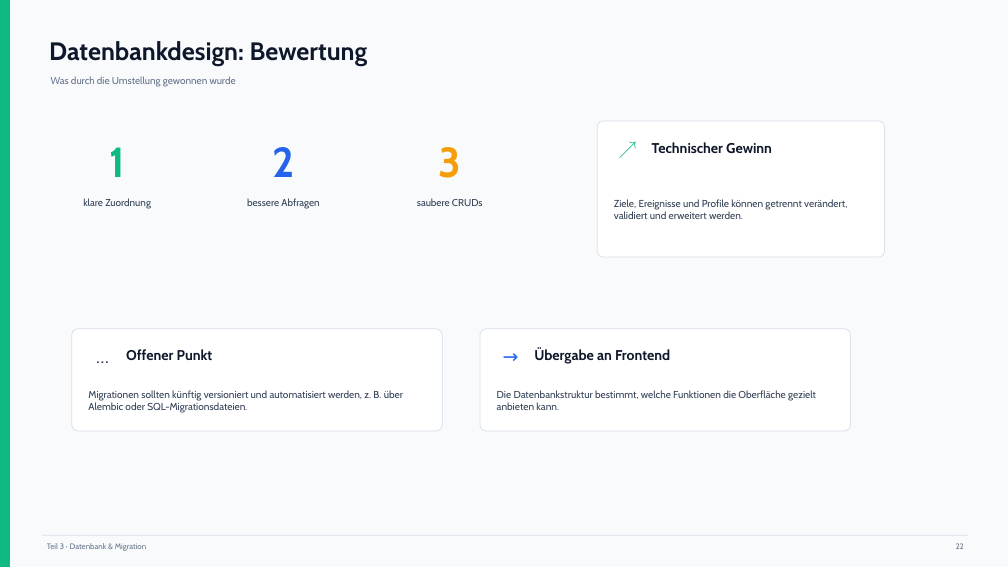
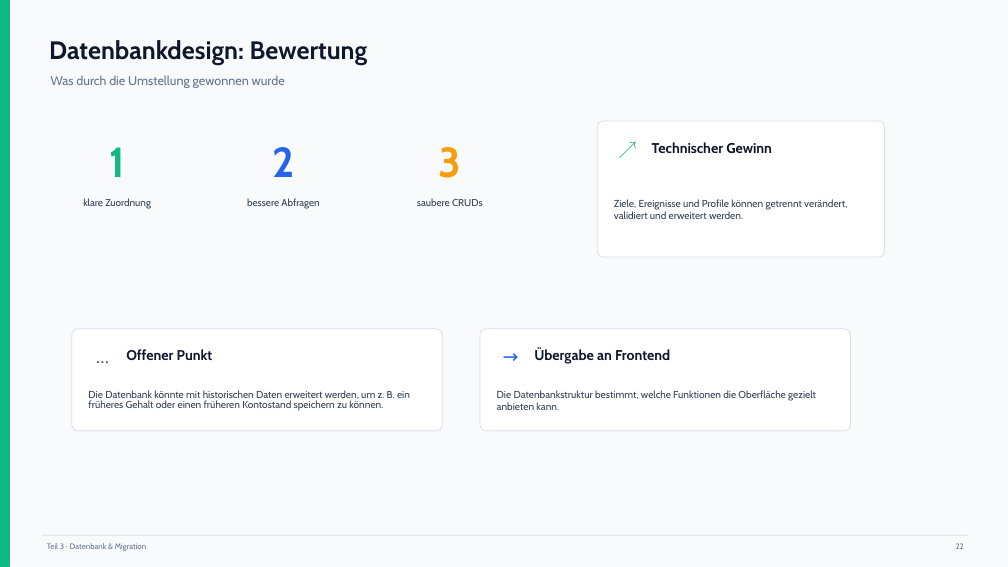
Before and after one commit to noahrsn/Lebens-Finanzplaner, a slide deck: slide 6 of Präsentation/Lebens-Finanzplaner_Praesentation_Grit.pptx (slide 7 before the commit). Drawn at 1008x567 pixels with LibreOffice and Linux fonts; fonts in the diff are those of the drawing. Boxes give left, top, right and bottom in pixels: in the first picture for what was removed or moved away, otherwise in the second. Text is boxed around its words. In the diff, an @@ line names an element or a change of style, - is before the commit and + after.

```diff
--- a/Präsentation/Lebens-Finanzplaner_Praesentation_Grit.pptx
+++ b/Präsentation/Lebens-Finanzplaner_Praesentation_Grit.pptx
@@ text "Was durch die Umstellung gewonnen ..." at bbox=[51, 75, 285, 88]: size 9.5 to 12 pt @@
@@ text at bbox=[88, 390, 410, 411]: text changed @@
-Migrationen sollten künftig versioniert und automatisiert werden, z. B. über Alembic oder SQL-Migrationsdateien.
+Die Datenbank könnte mit historischen Daten erweitert werden, um z. B. ein früheres Gehalt oder einen früheren Kontostand speichern zu können.
```
Also in this commit, not shown: 4 other slides changed, 1 slide removed.
